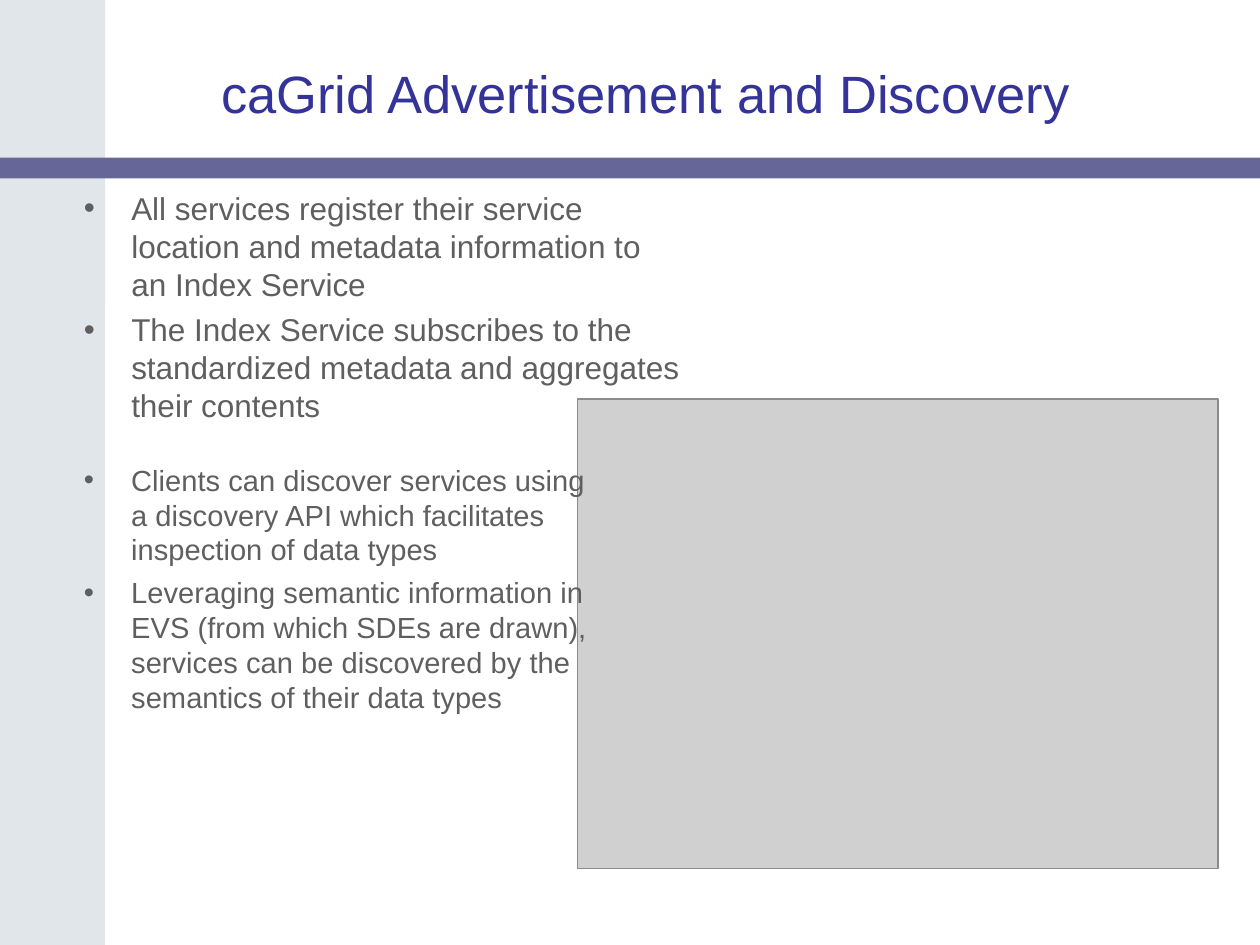
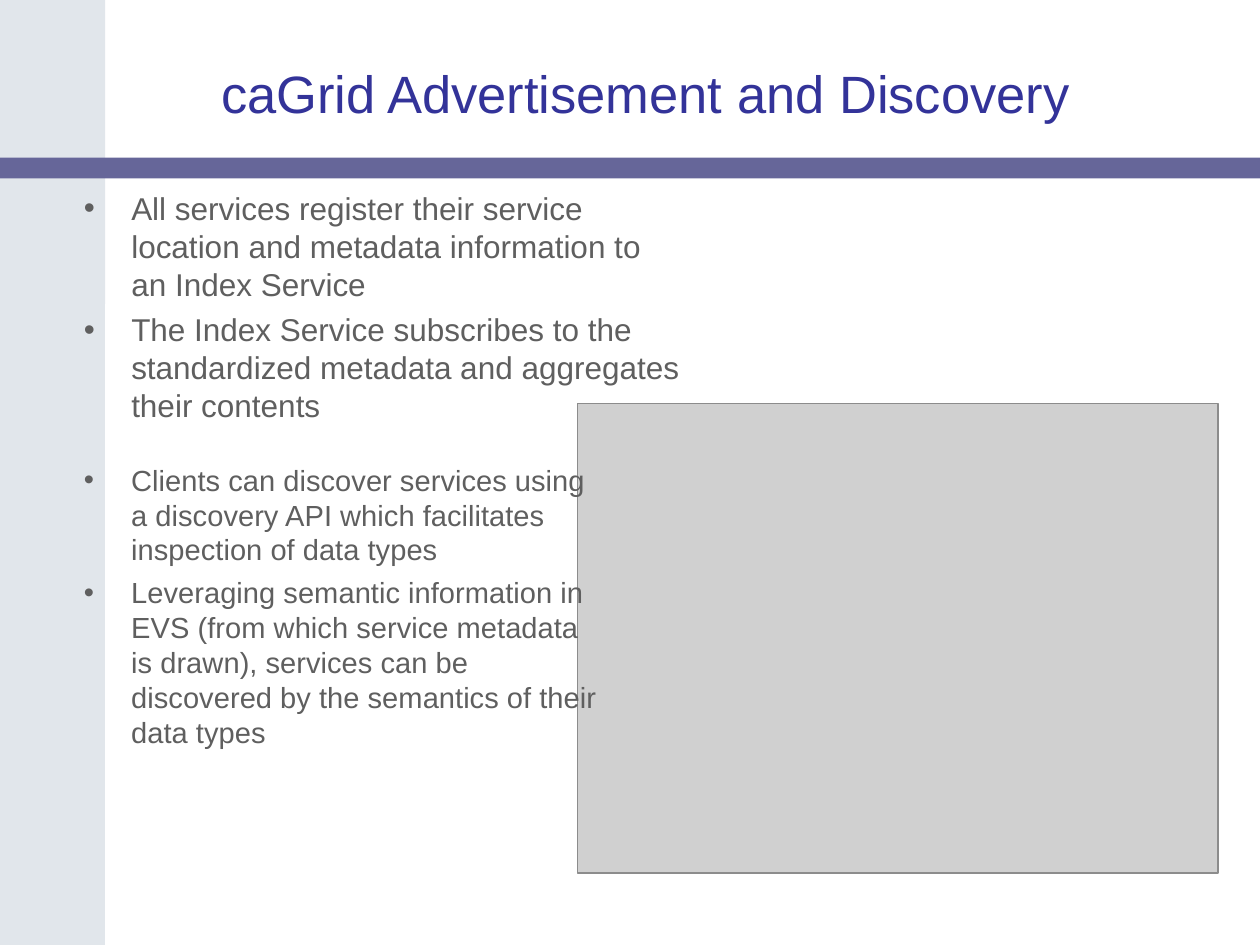
Before and after one commit to NCIP/cagrid-portal, a slide deck: slide 10 of cagrid-1-0/Documentation/presentations/200604_AnnualMeeting/caGrid-1.0-Architecture_caBIG-Annual-Meeting06.ppt. Drawn at 1260x945 pixels with LibreOffice and Linux fonts; fonts in the diff are those of the drawing; grey boxes stand for pictures; background and template pictures are left out. Boxes give left, top, right and bottom in pixels: in the first picture for what was removed or moved away, otherwise in the second. Text is boxed around its words. In the diff, an @@ line names an element or a change of style, - is before the commit and + after.

```diff
--- a/cagrid-1-0/Documentation/presentations/200604_AnnualMeeting/caGrid-1.0-Architecture_caBIG-Annual-Meeting06.ppt
+++ b/cagrid-1-0/Documentation/presentations/200604_AnnualMeeting/caGrid-1.0-Architecture_caBIG-Annual-Meeting06.ppt
@@ picture: place and size @@
-picture at bbox=[577, 399, 1217, 868]
+picture at bbox=[577, 403, 1217, 872]
@@ text at bbox=[131, 580, 596, 748]: text changed @@
-• Leveraging semantic information in EVS (from which SDEs are drawn), services can be discovered by the semantics of their data types
+• Leveraging semantic information in EVS (from which service metadata is drawn), services can be discovered by the semantics of their data types
```
Also in this commit, not shown: 3 other slides changed.
